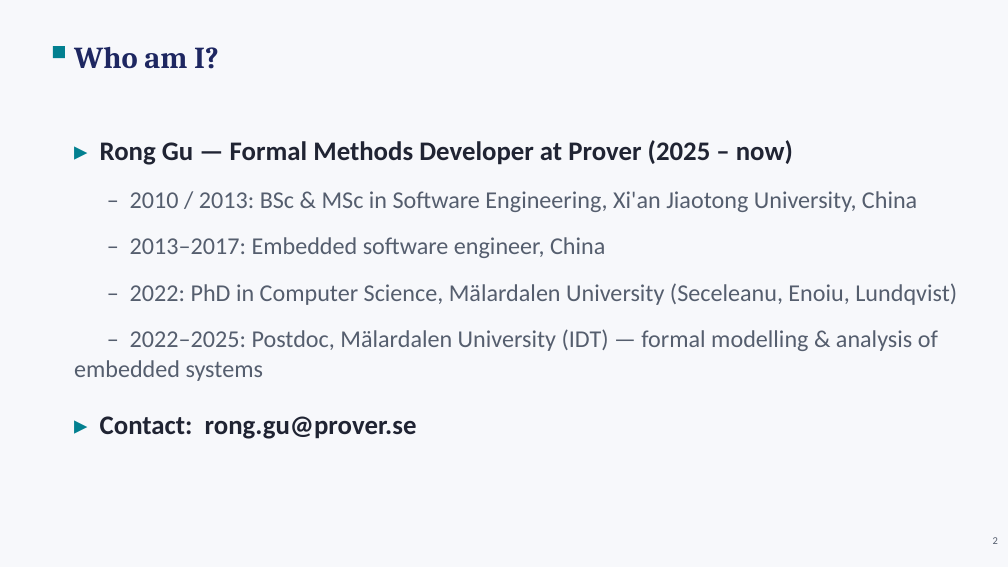
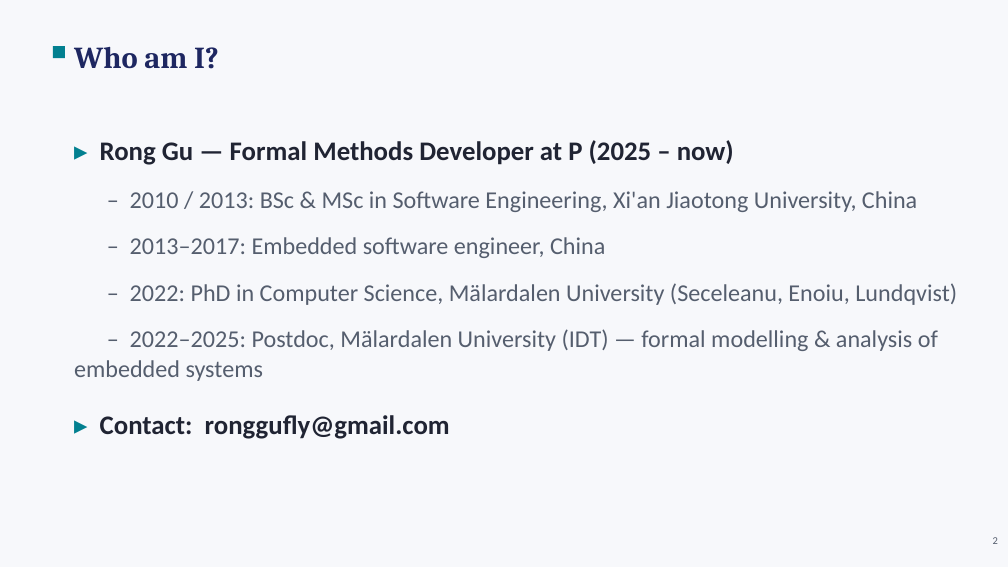
Before and after one commit to rgu01/rong-skills, a slide deck: slide 2 of experiments/Course-Embedded-System-II/Slides-AI-edition.pptx. Drawn at 1008x567 pixels with LibreOffice and Linux fonts; fonts in the diff are those of the drawing. Boxes give left, top, right and bottom in pixels: in the first picture for what was removed or moved away, otherwise in the second. Text is boxed around its words. In the diff, an @@ line names an element or a change of style, - is before the commit and + after.

```diff
--- a/experiments/Course-Embedded-System-II/Slides-AI-edition.pptx
+++ b/experiments/Course-Embedded-System-II/Slides-AI-edition.pptx
@@ text at <box>100,140,734,165</box>: text changed @@
-▸ Rong Gu — Formal Methods Developer at Prover (2025 – now)
+▸ Rong Gu — Formal Methods Developer at P (2025 – now)
@@ text at <box>100,415,450,439</box>: text changed @@
-▸ Contact: rong.gu@prover.se
+▸ Contact: ronggufly@gmail.com
```
Also in this commit, not shown: 1 other slide changed, 8 other files.
